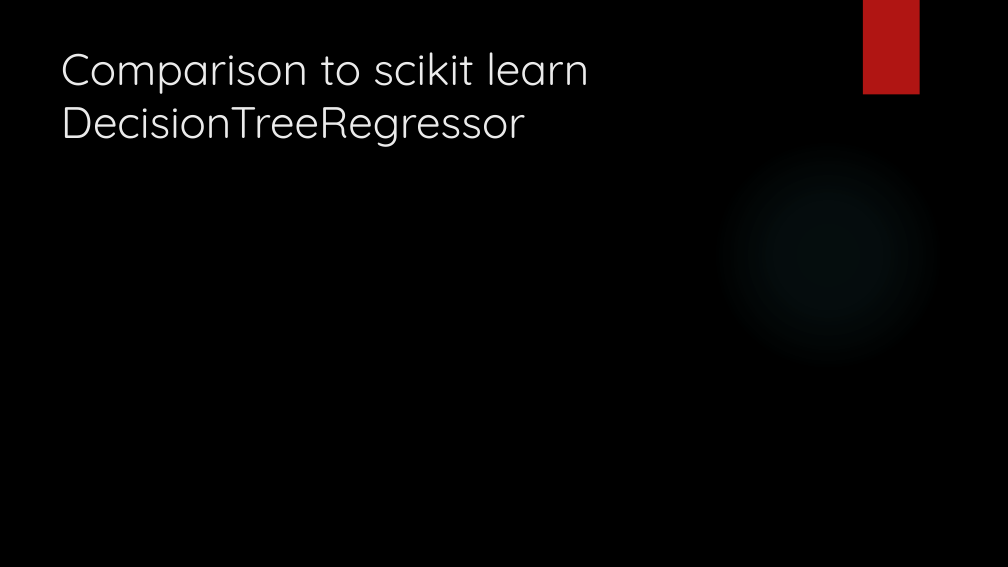
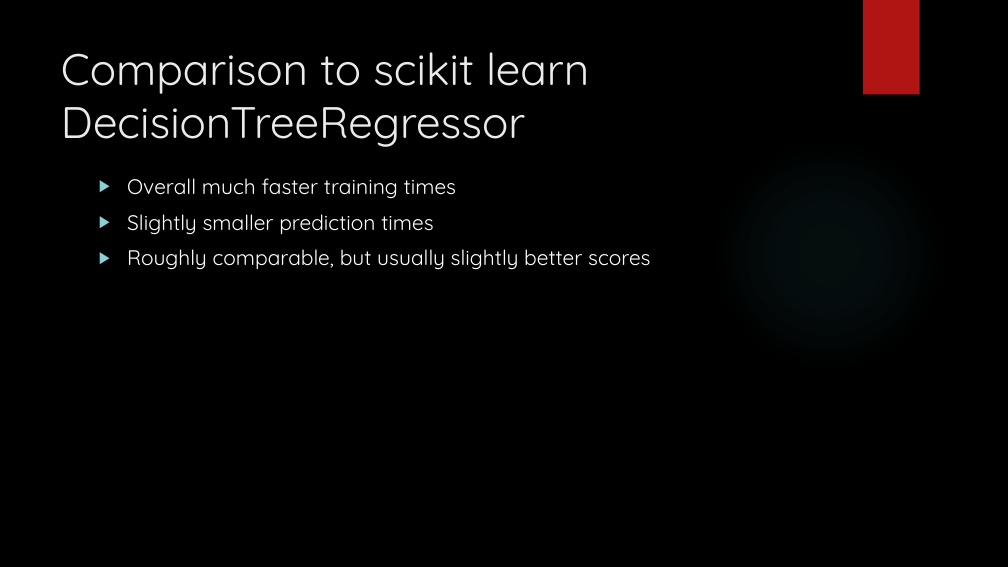
Before and after one commit to amanfc7/Machine-Learaning, a slide deck: slide 7 of ex2/Exercise_2_ppt.pptx. Drawn at 1008x567 pixels with LibreOffice and Linux fonts; fonts in the diff are those of the drawing; background and template pictures are left out. Boxes give left, top, right and bottom in pixels: in the first picture for what was removed or moved away, otherwise in the second. Text is boxed around its words. In the diff, an @@ line names an element or a change of style, - is before the commit and + after.

```diff
--- a/ex2/Exercise_2_ppt.pptx
+++ b/ex2/Exercise_2_ppt.pptx
@@ text added at box(127, 178, 650, 270), 20 pt, text #FFFFFF @@
+▶ Overall much faster training times
+▶ Slightly smaller prediction times
+▶ Roughly comparable, but usually slightly better scores
```
Also in this commit, not shown: 1 other slide changed, 1 other file.
